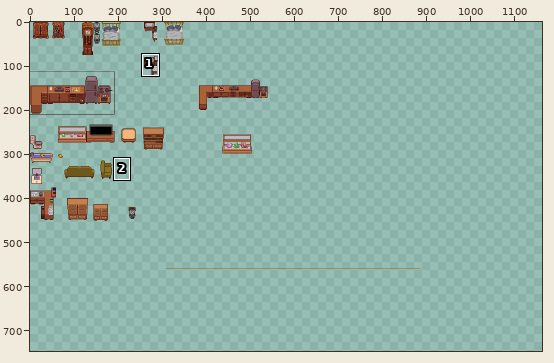
Sprite sheet -- assets/tiles/furniture.png. The picture above shows the old version from afar; the outline marks the close-up.
Close-up. Earlier state:
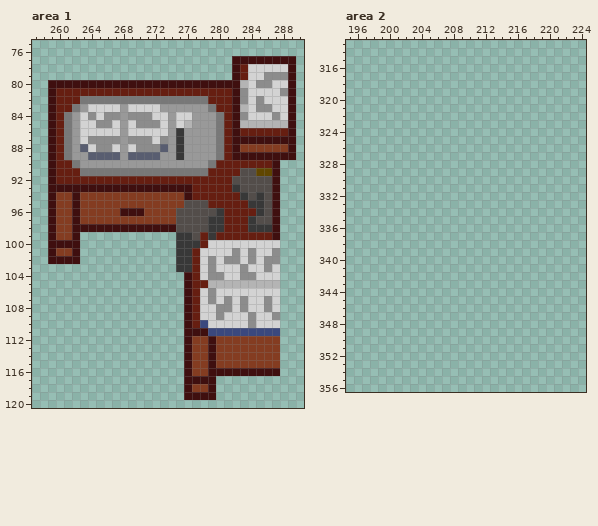
The file is 2880x1440 pixels. Colours within 5 levels of each other are drawn and written as one. Shown: area 1: x 257..290, y 75..120; area 2: x 195..224, y 313..356. The wide view leaves out empty margins. The commit also changed other parts of the picture, which this record leaves out.
The same view after the edit:
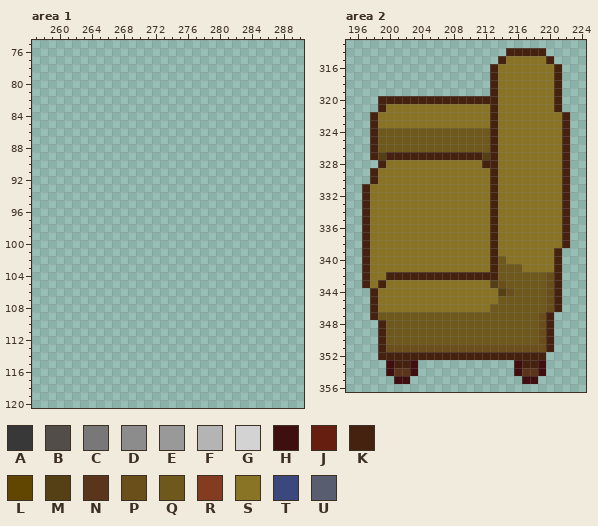
Palette (. is transparent): A #383838  B #534d4a  C #787878  D #8c8c8c  E #999999  F #b4b4b4  G #d3d3d3  H #3f0f0f  J #661e11  K #452210  L #604600  M #553f14  N #5b341c  P #6a4f1b  Q #6e581b  R #843c21  S #887424  T #3a487e  U #585d70
From old to new:
--- area 1
@@ x 257..290 @@
  76 ..................................
- 77 .........................HHHHHHHH.
- 78 .........................HJGGGGGH.
- 79 .........................HJGGDDDH.
- 80 ..HHHHHHHHHHHHHHHHHHHHHHHHFGDDGGH.
- 81 ..HJJJJJJJJJJJJJJJJJJJJJJHDGGGGDH.
- 82 ..HJJJCCCCCCCCCCCCCCCCJJJHDGDGGGH.
- 83 ..HJJCEGGGGEGGGGEEEEEECJJHFGDDGGH.
- 84 ..HJCEGDGDDEDDDGGEGGEEECJHDGGGDGH.
- 85 ..HJCEGGDDGEGDDDGEGFEEECJHFFFFFFH.
- 86 ..HJCEGGGGGEGGGGGEAEEEECJHJJJJJJH.
- 87 ..HJCEGDDDDEDDDGDEAEEEECJHHHHHHHH.
- 88 ..HJCEUGDDGEGDDDUEAEEEECJHRRRRRRH.
- 89 ..HJCEEUUUUEUUUUEEAEEEECJHHHHHHHH.
- 90 ..HJJCEEEEEEEEEEEEEEEECJJJJJJJH...
- 91 ..HJJJCCCCCCCCCCCCCCCCJJJJBBLLH...
- 92 ..HJJJJJJJJJJJJJJJJJJJJJJBBBBBH...
- 93 ..HHHHHHHHHHHHHHHHHHJJJJJABBBBH...
- 94 ..HRRHRRRRRRRRRRRRRHJJJJJJABABH...
- 95 ..HRRHRRRRRRRRRRRRRBBBJJJJJAABH...
- 96 ..HRRHRRRRRHHHRRRRBBBBBAJJJJABH...
- 97 ..HRRHRRRRRRRRRRRRBBBBAAJJJABBH...
- 98 ..HRRHHHHHHHHHHHHHBBBBAAJJJAAAH...
- 99 ..HRRH............AABJAJJJJJJJH...
-100 ..HHHH............AAAJGGGGGGGGG...
-101 ..HRRH............AAJGGGGDGDGGD...
-102 ..HHHH............AAJGDGDDGDGDD...
-103 ..................AAJGDGGGDGGDG...
-104 ...................HJGDDGGDDGGG...
-105 ...................HJJFFFFFFFFF...
-106 ...................HJGDGGGGGGGG...
-107 ...................HJGDGDGDGGDG...
-108 ...................HJGGDDGDGGDG...
-109 ...................HJGGDGGGDGGD...
-110 ...................HJTGGGGGDGGG...
-111 ...................HHHTTTTTTTTT...
-112 ...................HRRHRRRRRRRR...
-113 ...................HRRHRRRRRRRR...
-114 ...................HRRHRRRRRRRR...
-115 ...................HRRHRRRRRRRR...
-116 ...................HRRHHHHHHHHH...
-117 ...................HHHH...........
-118 ...................HRRH...........
-119 ...................HHHH...........
+ 77 ..................................
+ 78 ..................................
+ 79 ..................................
+ 80 ..................................
+ 81 ..................................
+ 82 ..................................
+ 83 ..................................
+ 84 ..................................
+ 85 ..................................
+ 86 ..................................
+ 87 ..................................
+ 88 ..................................
+ 89 ..................................
+ 90 ..................................
+ 91 ..................................
+ 92 ..................................
+ 93 ..................................
+ 94 ..................................
+ 95 ..................................
+ 96 ..................................
+ 97 ..................................
+ 98 ..................................
+ 99 ..................................
+100 ..................................
+101 ..................................
+102 ..................................
+103 ..................................
+104 ..................................
+105 ..................................
+106 ..................................
+107 ..................................
+108 ..................................
+109 ..................................
+110 ..................................
+111 ..................................
+112 ..................................
+113 ..................................
+114 ..................................
+115 ..................................
+116 ..................................
+117 ..................................
+118 ..................................
+119 ..................................
 120 ..................................
--- area 2
@@ x 195..224 @@
 313 ..............................
-314 ..............................
-315 ..............................
-316 ..............................
-317 ..............................
-318 ..............................
-319 ..............................
-320 ..............................
-321 ..............................
-322 ..............................
-323 ..............................
-324 ..............................
-325 ..............................
-326 ..............................
-327 ..............................
-328 ..............................
-329 ..............................
-330 ..............................
-331 ..............................
-332 ..............................
-333 ..............................
-334 ..............................
-335 ..............................
-336 ..............................
-337 ..............................
-338 ..............................
-339 ..............................
-340 ..............................
-341 ..............................
-342 ..............................
-343 ..............................
-344 ..............................
-345 ..............................
-346 ..............................
-347 ..............................
-348 ..............................
-349 ..............................
-350 ..............................
-351 ..............................
-352 ..............................
-353 ..............................
-354 ..............................
-355 ..............................
+314 ....................KKKKK.....
+315 ...................KSSSSSK....
+316 ..................KSSSSSSSK...
+317 ..................KSSSSSSSK...
+318 ..................KSSSSSSSK...
+319 ..................KSSSSSSSK...
+320 ....KKKKKKKKKKKKKKKSSSSSSSK...
+321 ....KSSSSSSSSSSSSSKSSSSSSSK...
+322 ...KSSSSSSSSSSSSSSKSSSSSSSSK..
+323 ...KSSSSSSSSSSSSSSKSSSSSSSSK..
+324 ...KQQQQQQQQQQQQQQKSSSSSSSSK..
+325 ...KQQQQQQQQQQQQQQKSSSSSSSSK..
+326 ...KQQQQQQQQQQQQQQKSSSSSSSSK..
+327 ...KMKKKKKKKKKKKKMKSSSSSSSSK..
+328 ....KSSSSSSSSSSSSKKSSSSSSSSK..
+329 ...KSSSSSSSSSSSSSSKSSSSSSSSK..
+330 ...KSSSSSSSSSSSSSSKSSSSSSSSK..
+331 ..KSSSSSSSSSSSSSSSKSSSSSSSSK..
+332 ..KSSSSSSSSSSSSSSSKSSSSSSSSK..
+333 ..KSSSSSSSSSSSSSSSKSSSSSSSSK..
+334 ..KSSSSSSSSSSSSSSSKSSSSSSSSK..
+335 ..KSSSSSSSSSSSSSSSKSSSSSSSSK..
+336 ..KSSSSSSSSSSSSSSSKSSSSSSSSK..
+337 ..KSSSSSSSSSSSSSSSKSSSSSSSSK..
+338 ..KSSSSSSSSSSSSSSSKSSSSSSSSK..
+339 ..KSSSSSSSSSSSSSSSKSSSSSSSK...
+340 ..KSSSSSSSSSSSSSSSKQSSSSSSK...
+341 ..KSSSSSSSSSSSSSSSKQQQSSSSK...
+342 ..KSSKKKKKKKKKKKKKKQQQQQQPK...
+343 ..KSKSSSSSSSSSSSSSMPQQQQQPK...
+344 ...KSSSSSSSSSSSSSSSMPQQQQPK...
+345 ...KSSSSSSSSSSSSSSSQQQQQQPK...
+346 ...KSSSSSSSSSSSSSSQQQQQQQPK...
+347 ...KQQQQQQQQQQQQQQQQQQQQPK....
+348 ....KQQQQQQQQQQQQQQQQQQQPK....
+349 ....KQQQQQQQQQQQQQQQQQQQPK....
+350 ....KQQQQQQQQQQQQQQQQQQQPK....
+351 ....KPPPPPPPPPPPPPPPPPPPPK....
+352 ....KKKKKKKKKKKKKKKKKKKKK.....
+353 .....HKKH............HKKH.....
+354 .....HNNH............HNNH.....
+355 ......HH..............HH......
 356 ..............................
Changed places in both close-ups, as pixel boxes (x1, y1, x2, y2):
erased: (48, 56, 296, 400)
added: (362, 48, 570, 384)
